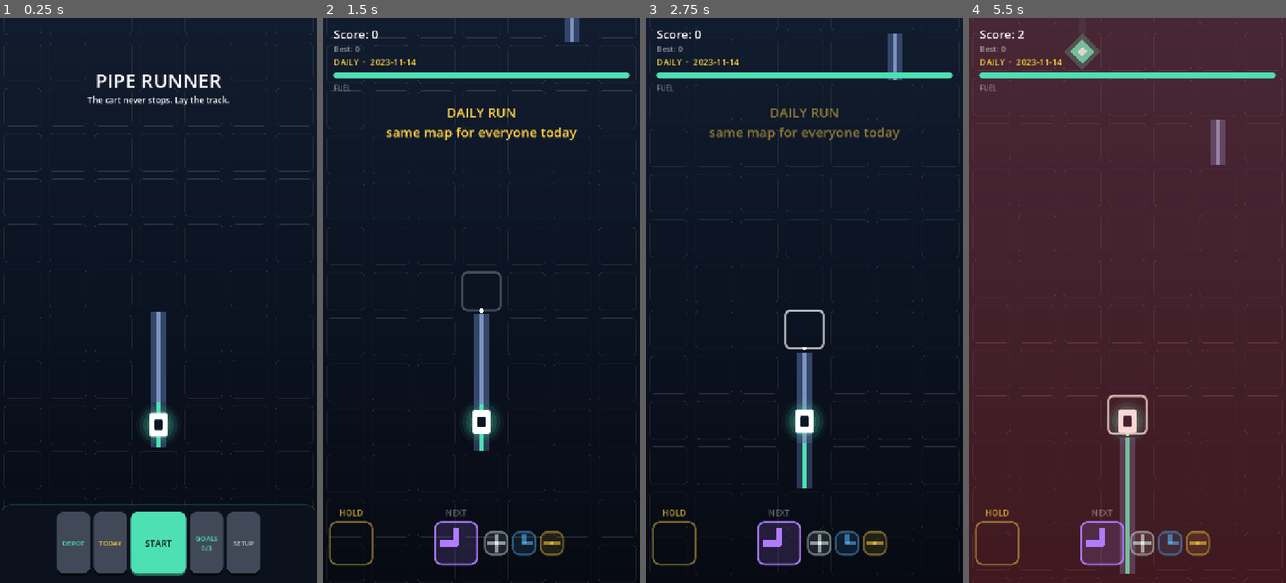
Above: before the commit, frames 1-4 (left to right).
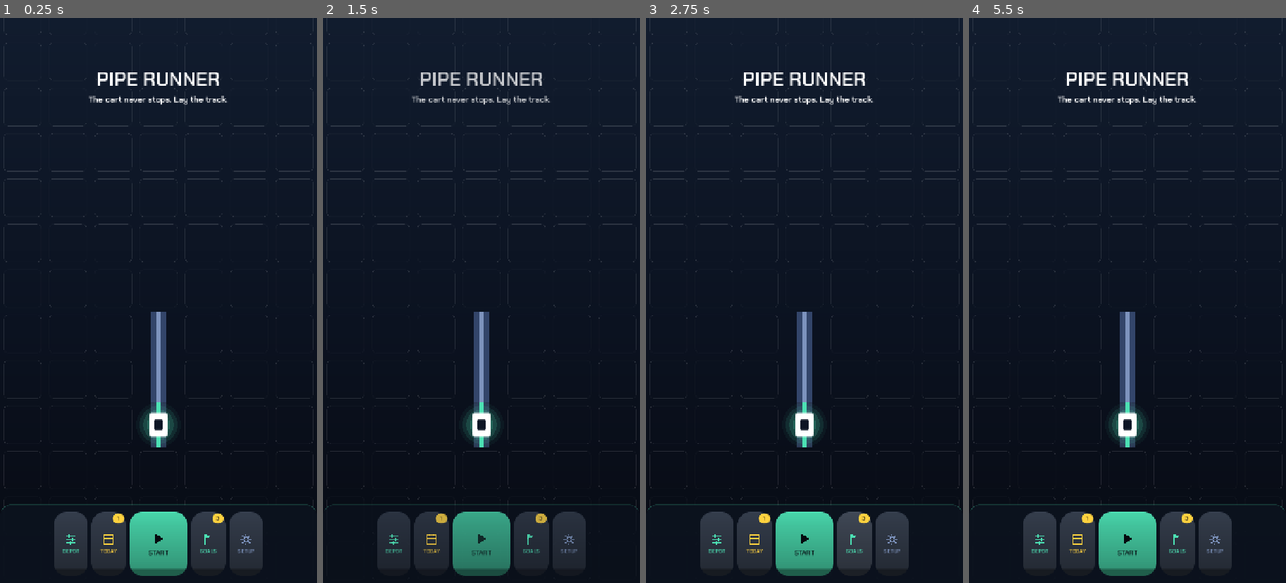
Above: after the commit, the same moments.

Repository: aznoran/piperunner
Game: Godot game, scene res://scenes/Main.tscn
Same seed, same stepped clock (60 frames per second), same inputs: the game is played once before the commit and once after it.
Inputs (mouse positions are in pixels of both pictures, inside the frame that each line leads up to):
- Up to frame 1 (0.25 s): no input
- Up to frame 2 (1.5 s): click "TODAY" (after the commit: "1") at 0.5 s; click (579, 34) at 1.25 s, where only the run after the commit has a clickable "‹"
- Up to frame 3 (2.75 s): click (855, 543) at 2 s, where only the run after the commit has a clickable "3"
- Up to frame 4 (5.5 s): click (1127, 543) at 2.77 s; click (1127, 543) at 3.52 s; click (1038, 543) at 4.25 s, where only the run after the commit has a clickable "0"; click (1038, 543) at 5 s, where only the run after the commit has a clickable "0"

The runs differ from the first frame. In frame 1, 5.4% of the frame differs, in the area x 17-83%, y 9-99%; in frame 2, 12%; in frame 3, 13%; in frame 4, 100%, in the area x 0-100%, y 0-100%.

Commit message:
Give the menu a real design, and a way out of a run
The tab bar worked but looked cheap: system font, grey slabs, words where
icons belong. Three things fix that, and none of them are decoration.

Type: Chakra Petch ships with the project as the default theme font, so the
whole UI stops rendering in the engine's fallback.

Depth: the tab face is a baked greyscale gradient with a highlight along the
top and a hard lip along the base, tinted per state through the stylebox
modulate. StyleBoxFlat cannot do a gradient, and flat fills are exactly what
made the bar read as a row of labels. One texture serves every colour in
every location.

Icons: drawn in code (TabIcon) rather than imported, so they scale to any
density and take the skin's colour without a second set of assets. The depot
icon is three tracks with junctions — the game's own subject matter.

Also adds a back button to the HUD. Leaving a run banks it exactly as a crash
would: score, distance, crystals and goal progress all count. Discarding it
would punish curiosity about the menu, and banking cannot be farmed, since
the numbers are the ones actually reached. Backing out before the first pipe
banks nothing, because no run happened.

157 rule checks, up from 150.

Co-Authored-By: Claude Opus 5 (1M context) <noreply@anthropic.com>
Claude-Session: https://claude.ai/code/session_01CFYbRtdtb1UhkaJakFte7B

Diff:
--- a/project.godot
+++ b/project.godot
@@ -24,6 +24,10 @@
 window/stretch/mode="canvas_items"
 window/stretch/aspect="expand"
 
+[gui]
+
+theme/custom="res://resources/UiTheme.tres"
+
 [input_devices]
 
 pointing/emulate_touch_from_mouse=true
--- /dev/null
+++ b/resources/UiTheme.tres
@@ -0,0 +1,10 @@
+[gd_resource type="Theme" load_steps=3 format=3]
+
+[ext_resource type="FontFile" path="res://art/fonts/ChakraPetch-SemiBold.ttf" id="1"]
+[ext_resource type="FontFile" path="res://art/fonts/ChakraPetch-Bold.ttf" id="2"]
+
+[resource]
+default_font = ExtResource("1")
+default_font_size = 18
+Label/fonts/font = ExtResource("1")
+Button/fonts/font = ExtResource("2")
--- a/scenes/HUD.tscn
+++ b/scenes/HUD.tscn
@@ -54,6 +54,14 @@
 theme_override_font_sizes/font_size = 20
 text = "DAILY"
 
+[node name="ExitButton" type="Button" parent="Safe/Rows/TopRow"]
+unique_name_in_owner = true
+custom_minimum_size = Vector2(46, 46)
+layout_mode = 2
+size_flags_vertical = 0
+theme_override_font_sizes/font_size = 20
+text = "‹"
+
 [node name="ComboLabel" type="Label" parent="Safe/Rows/TopRow"]
 unique_name_in_owner = true
 modulate = Color(1, 1, 1, 0)
--- a/scenes/MainMenu.tscn
+++ b/scenes/MainMenu.tscn
@@ -1,6 +1,7 @@
-[gd_scene load_steps=6 format=3]
+[gd_scene load_steps=7 format=3]
 
 [ext_resource type="Script" path="res://scripts/main_menu.gd" id="1_menu"]
+[ext_resource type="Script" path="res://scripts/tab_icon.gd" id="2_icon"]
 
 [sub_resource type="StyleBoxFlat" id="Start_normal"]
 bg_color = Color(0.298039, 0.878431, 0.701961, 1)
@@ -114,38 +115,209 @@
 
 [node name="UpgradesButton" type="Button" parent="Bar/Tabs"]
 unique_name_in_owner = true
-custom_minimum_size = Vector2(76, 76)
-layout_mode = 2
-theme_override_font_sizes/font_size = 15
+custom_minimum_size = Vector2(78, 88)
+layout_mode = 2
+
+[node name="Content" type="VBoxContainer" parent="Bar/Tabs/UpgradesButton"]
+layout_mode = 1
+anchors_preset = 15
+anchor_right = 1.0
+anchor_bottom = 1.0
+offset_top = 12.0
+offset_bottom = -10.0
+grow_horizontal = 2
+grow_vertical = 2
+mouse_filter = 2
+alignment = 1
+theme_override_constants/separation = 5
+
+[node name="Icon" type="Control" parent="Bar/Tabs/UpgradesButton/Content"]
+custom_minimum_size = Vector2(0, 27)
+layout_mode = 2
+mouse_filter = 2
+script = ExtResource("2_icon")
+kind = 0
+
+[node name="Caption" type="Label" parent="Bar/Tabs/UpgradesButton/Content"]
+layout_mode = 2
+theme_override_font_sizes/font_size = 12
 text = "DEPOT"
+horizontal_alignment = 1
+
+[node name="Badge" type="Label" parent="Bar/Tabs/UpgradesButton"]
+visible = false
+layout_mode = 1
+anchors_preset = 1
+anchor_left = 1.0
+anchor_right = 1.0
+offset_left = -30.0
+offset_top = 4.0
+offset_right = -4.0
+offset_bottom = 26.0
+grow_horizontal = 0
+mouse_filter = 2
+theme_override_font_sizes/font_size = 12
+text = "3"
+horizontal_alignment = 1
+vertical_alignment = 1
 
 [node name="DailyButton" type="Button" parent="Bar/Tabs"]
 unique_name_in_owner = true
-custom_minimum_size = Vector2(76, 76)
-layout_mode = 2
-theme_override_font_sizes/font_size = 15
+custom_minimum_size = Vector2(78, 88)
+layout_mode = 2
+
+[node name="Content" type="VBoxContainer" parent="Bar/Tabs/DailyButton"]
+layout_mode = 1
+anchors_preset = 15
+anchor_right = 1.0
+anchor_bottom = 1.0
+offset_top = 12.0
+offset_bottom = -10.0
+grow_horizontal = 2
+grow_vertical = 2
+mouse_filter = 2
+alignment = 1
+theme_override_constants/separation = 5
+
+[node name="Icon" type="Control" parent="Bar/Tabs/DailyButton/Content"]
+custom_minimum_size = Vector2(0, 27)
+layout_mode = 2
+mouse_filter = 2
+script = ExtResource("2_icon")
+kind = 1
+
+[node name="Caption" type="Label" parent="Bar/Tabs/DailyButton/Content"]
+layout_mode = 2
+theme_override_font_sizes/font_size = 12
 text = "TODAY"
+horizontal_alignment = 1
+
+[node name="Badge" type="Label" parent="Bar/Tabs/DailyButton"]
+visible = false
+layout_mode = 1
+anchors_preset = 1
+anchor_left = 1.0
+anchor_right = 1.0
+offset_left = -30.0
+offset_top = 4.0
+offset_right = -4.0
+offset_bottom = 26.0
+grow_horizontal = 0
+mouse_filter = 2
+theme_override_font_sizes/font_size = 12
+text = "3"
+horizontal_alignment = 1
+vertical_alignment = 1
 
 [node name="StartButton" type="Button" parent="Bar/Tabs"]
 unique_name_in_owner = true
-custom_minimum_size = Vector2(126, 76)
+custom_minimum_size = Vector2(132, 88)
+layout_mode = 2
+
+[node name="Content" type="VBoxContainer" parent="Bar/Tabs/StartButton"]
+layout_mode = 1
+anchors_preset = 15
+anchor_right = 1.0
+anchor_bottom = 1.0
+offset_top = 12.0
+offset_bottom = -10.0
+grow_horizontal = 2
+grow_vertical = 2
+mouse_filter = 2
+alignment = 1
+theme_override_constants/separation = 5
+
+[node name="Icon" type="Control" parent="Bar/Tabs/StartButton/Content"]
+custom_minimum_size = Vector2(0, 34)
+layout_mode = 2
+mouse_filter = 2
+script = ExtResource("2_icon")
+kind = 2
+
+[node name="Caption" type="Label" parent="Bar/Tabs/StartButton/Content"]
 layout_mode = 2
 theme_override_font_sizes/font_size = 15
 text = "START"
+horizontal_alignment = 1
 
 [node name="QuestsButton" type="Button" parent="Bar/Tabs"]
 unique_name_in_owner = true
-custom_minimum_size = Vector2(76, 76)
-layout_mode = 2
-theme_override_font_sizes/font_size = 15
+custom_minimum_size = Vector2(78, 88)
+layout_mode = 2
+
+[node name="Content" type="VBoxContainer" parent="Bar/Tabs/QuestsButton"]
+layout_mode = 1
+anchors_preset = 15
+anchor_right = 1.0
+anchor_bottom = 1.0
+offset_top = 12.0
+offset_bottom = -10.0
+grow_horizontal = 2
+grow_vertical = 2
+mouse_filter = 2
+alignment = 1
+theme_override_constants/separation = 5
+
+[node name="Icon" type="Control" parent="Bar/Tabs/QuestsButton/Content"]
+custom_minimum_size = Vector2(0, 27)
+layout_mode = 2
+mouse_filter = 2
+script = ExtResource("2_icon")
+kind = 3
+
+[node name="Caption" type="Label" parent="Bar/Tabs/QuestsButton/Content"]
+layout_mode = 2
+theme_override_font_sizes/font_size = 12
 text = "GOALS"
+horizontal_alignment = 1
+
+[node name="Badge" type="Label" parent="Bar/Tabs/QuestsButton"]
+visible = false
+layout_mode = 1
+anchors_preset = 1
+anchor_left = 1.0
+anchor_right = 1.0
+offset_left = -30.0
+offset_top = 4.0
+offset_right = -4.0
+offset_bottom = 26.0
+grow_horizontal = 0
+mouse_filter = 2
+theme_override_font_sizes/font_size = 12
+text = "3"
+horizontal_alignment = 1
+vertical_alignment = 1
 
 [node name="SettingsButton" type="Button" parent="Bar/Tabs"]
 unique_name_in_owner = true
-custom_minimum_size = Vector2(76, 76)
-layout_mode = 2
-theme_override_font_sizes/font_size = 15
+custom_minimum_size = Vector2(78, 88)
+layout_mode = 2
+
+[node name="Content" type="VBoxContainer" parent="Bar/Tabs/SettingsButton"]
+layout_mode = 1
+anchors_preset = 15
+anchor_right = 1.0
+anchor_bottom = 1.0
+offset_top = 12.0
+offset_bottom = -10.0
+grow_horizontal = 2
+grow_vertical = 2
+mouse_filter = 2
+alignment = 1
+theme_override_constants/separation = 5
+
+[node name="Icon" type="Control" parent="Bar/Tabs/SettingsButton/Content"]
+custom_minimum_size = Vector2(0, 27)
+layout_mode = 2
+mouse_filter = 2
+script = ExtResource("2_icon")
+kind = 4
+
+[node name="Caption" type="Label" parent="Bar/Tabs/SettingsButton/Content"]
+layout_mode = 2
+theme_override_font_sizes/font_size = 12
 text = "SETUP"
+horizontal_alignment = 1
 
 [node name="HowPanel" type="CenterContainer" parent="."]
 unique_name_in_owner = true
--- a/scripts/hud.gd
+++ b/scripts/hud.gd
@@ -2,6 +2,9 @@
 ## and Dynamic Island never clip it (spec sections 12 and 13).
 class_name Hud
 extends CanvasLayer
+
+## Emitted by the back button: leave the run and return to the menu.
+signal exit_pressed
 
 const BAR_RADIUS := 7
 
@@ -31,14 +34,9 @@
 	_fuel_bar.add_theme_stylebox_override("panel", _bar_box)
 
 	_combo_label.modulate.a = 0.0
+	%ExitButton.pressed.connect(func() -> void: exit_pressed.emit())
 	get_viewport().size_changed.connect(_apply_safe_area)
 	_apply_safe_area()
-
-
-## Repaints with a new location skin.
-func set_skin(skin: LocationSkin) -> void:
-	_skin = skin
-	set_fuel(_fuel_ratio)
 
 
 func _process(delta: float) -> void:
@@ -58,6 +56,20 @@
 
 ## Marks the run as today's fixed-seed challenge, which otherwise looks
 ## exactly like an ordinary one.
+## Restyles the back button for the location.
+func set_skin(skin: LocationSkin) -> void:
+	_skin = skin
+	var box := StyleBoxFlat.new()
+	box.bg_color = Color(skin.bg_top, 0.7)
+	box.border_color = Color(skin.accent, 0.3)
+	box.set_border_width_all(1)
+	box.set_corner_radius_all(23)
+	for state in ["normal", "hover", "pressed"]:
+		%ExitButton.add_theme_stylebox_override(state, box)
+	%ExitButton.add_theme_color_override("font_color", Color(skin.accent, 0.85))
+	set_fuel(_fuel_ratio)
+
+
 func set_daily(is_daily: bool, date: String = "") -> void:
 	_daily_label.visible = is_daily
 	_daily_label.text = "DAILY  ·  %s" % date if not date.is_empty() else "DAILY"
--- a/scripts/main.gd
+++ b/scripts/main.gd
@@ -91,6 +91,7 @@
 	_input.aim_released.connect(_on_aim_released)
 	_input.aim_cancelled.connect(_on_aim_cancelled)
 
+	_hud.exit_pressed.connect(abandon_run)
 	_menu.location_chosen.connect(apply_skin)
 	_menu.cart_chosen.connect(func(variant: int) -> void:
 		_cart.variant = variant
@@ -153,6 +154,16 @@
 	_input.hold_rect = _queue_bar.hold_rect
 	_input.queue_strip_top = _queue_bar.strip_top
 	_camera.position.x = viewport.x * 0.5
+
+
+## Leaves a run for the menu. The run is banked exactly as if the cart had
+## derailed — score, distance, crystals and goal progress all count. Throwing
+## the run away instead would punish curiosity about the menu, and banking it
+## cannot be farmed: the numbers are the ones actually reached.
+func abandon_run() -> void:
+	if state == State.PLAYING and started:
+		_bank_run()
+	_show_menu()
 
 
 ## The HUD lives on a CanvasLayer, which has no modulate of its own.
@@ -521,6 +532,14 @@
 	_shake = 16.0 * (_cell_size / SHAKE_REFERENCE_CELL)
 	_fx.burst(_cart.position, Skins.current().danger, 28, _cell_size * 8.0)
 	GameState.vibrate(balance.haptics_death_ms)
+	_bank_run()
+
+	_death_reason = ("%s  ·  daily" % reason) if daily_mode else reason
+	_death_pause = DEATH_PAUSE
+
+
+## Files the finished run: currency, goal progress and both records.
+func _bank_run() -> void:
 	GameState.bank_crystals(crystals_collected)
 	Quests.report(GameState, {
 		"crystals": crystals_collected,
@@ -529,14 +548,11 @@
 		"score": score,
 		"combo": best_combo,
 	})
-
-	_death_reason = ("%s  ·  daily" % reason) if daily_mode else reason
 	_death_was_record = GameState.submit_score(score)
 	_death_went_further = GameState.submit_distance(distance)
 	if daily_mode:
 		GameState.submit_daily(score)
 	_hud.set_best(GameState.best)
-	_death_pause = DEATH_PAUSE
 
 
 func _screen_to_world(screen_position: Vector2) -> Vector2:
--- a/scripts/main_menu.gd
+++ b/scripts/main_menu.gd
@@ -17,6 +17,9 @@
 ## Bar tabs: corner radius and the depth of the bottom lip that gives them
 ## their pressable look.
 const TAB_RADIUS := 16
+## The baked button face and the 9-patch inset that keeps its corners crisp.
+const TAB_FACE := "res://art/ui/tab_face.png"
+const TAB_MARGIN := 30
 const TAB_LIP := 6
 ## Seconds the whole menu takes to fade in or out.
 const FADE_TIME := 0.24
@@ -34,6 +37,7 @@
 
 ## Buy button per upgrade id, so a purchase refreshes without rebuilding rows.
 var _rows: Dictionary = {}
+var _face: Texture2D
 
 
 func _ready() -> void:
@@ -105,6 +109,8 @@
 ## carry one palette, so the whole bar is styled from the skin at runtime —
 ## that is what lets a location change the look of the menu, not just the board.
 func paint(skin: LocationSkin) -> void:
+	_face = load(TAB_FACE)
+
 	var bar := StyleBoxFlat.new()
 	bar.bg_color = Color(skin.bg_top.darkened(0.35), 0.92)
 	bar.corner_radius_top_left = 26
@@ -117,7 +123,7 @@
 	_paint_tab(%DailyButton, skin, skin.warn, false)
 	_paint_tab(%StartButton, skin, skin.accent, true)
 	_paint_tab(%QuestsButton, skin, skin.accent, false)
-	_paint_tab(%SettingsButton, skin, Color(1, 1, 1, 0.7), false)
+	_paint_tab(%SettingsButton, skin, skin.pipe_core, false)
 
 	for path in ["%CloseHow", "%CloseSettings", "%CloseUpgrades", "%CloseQuests",
 			"%HowToButton", "%LocationButton", "%CartButton", "%DebugUnlockButton"]:
@@ -149,28 +155,45 @@
 	%Wallet.add_theme_color_override("font_color", skin.accent)
 
 
-## One bar tab. `primary` is the run button: filled with the accent instead of
-## outlined, and wider — it stands out by weight, not by sitting higher.
+## One bar tab. `primary` is the run button: filled with the accent rather than
+## sunk into the panel, and wider — it stands out by weight, not by height.
+##
+## The face is a baked greyscale gradient tinted per state. A StyleBoxFlat
+## cannot do that, and flat fills are what made the first version of this bar
+## look like a row of labels.
 func _paint_tab(button: Button, skin: LocationSkin, tint: Color, primary: bool) -> void:
 	for state in ["normal", "hover", "pressed", "disabled"]:
-		var box := StyleBoxFlat.new()
-		box.set_corner_radius_all(TAB_RADIUS)
-		if primary:
-			box.bg_color = tint.darkened(0.14) if state == "pressed" else tint
-			box.border_color = tint.darkened(0.52)
-		else:
-			box.bg_color = skin.bg_top.lightened(0.10 if state == "pressed" else 0.20)
-			box.border_color = Color(0.0, 0.0, 0.0, 0.6)
-		# The lip along the bottom is the whole trick: a flat rectangle reads as
-		# a label, the same rectangle with a dark edge reads as a key.
-		box.border_width_bottom = 2 if state == "pressed" else TAB_LIP
-		box.content_margin_top = float(TAB_LIP if state == "pressed" else 2)
+		var box := StyleBoxTexture.new()
+		box.texture = _face
+		box.set_texture_margin_all(TAB_MARGIN)
+		box.modulate_color = _tab_tint(skin, tint, primary, state)
+		box.content_margin_top = float(TAB_LIP if state == "pressed" else 0)
 		button.add_theme_stylebox_override(state, box)
 
-	var ink: Color = skin.bg_bottom if primary else tint
-	for key in ["font_color", "font_hover_color", "font_pressed_color"]:
-		button.add_theme_color_override(key, ink)
-	button.add_theme_font_size_override("font_size", 20 if primary else 15)
+	var ink: Color = skin.bg_bottom.darkened(0.2) if primary else tint
+	var caption: Label = button.get_node("Content/Caption")
+	caption.add_theme_color_override("font_color", ink)
+	var icon: TabIcon = button.get_node("Content/Icon")
+	icon.color = ink
+
+	var badge: Label = button.get_node_or_null("Badge")
+	if badge != null:
+		var pill := StyleBoxFlat.new()
+		pill.bg_color = skin.warn
+		pill.set_corner_radius_all(11)
+		badge.add_theme_stylebox_override("normal", pill)
+		badge.add_theme_color_override("font_color", skin.bg_bottom)
+
+
+func _tab_tint(skin: LocationSkin, tint: Color, primary: bool, state: String) -> Color:
+	if primary:
+		return tint.darkened(0.16) if state == "pressed" else tint
+	var base := skin.bg_top.lightened(0.16)
+	if state == "pressed":
+		return base.darkened(0.12)
+	if state == "hover":
+		return base.lightened(0.06)
+	return base
 
 
 ## Outlined button, used inside the panels where a filled key would shout.
@@ -209,9 +232,7 @@
 
 
 func _refresh() -> void:
-	var today: int = GameState.daily_result()
-	%DailyButton.text = "DAILY  ·  BEST %d" % today if today > 0 else "DAILY RUN"
-	%DailyButton.text = "TODAY" if GameState.daily_result() <= 0 else "TODAY\n%d" % GameState.daily_result()
+	_set_badge(%DailyButton, 1 if GameState.daily_result() <= 0 else 0)
 	%LocationButton.text = "Location: %s" % Skins.current().display_name
 	var carts := Skins.current().cart_variant_count()
 	%CartButton.text = ("Cart: %d of %d" % [GameState.cart_variant % carts + 1, carts]
@@ -326,10 +347,8 @@
 	Quests.ensure_today(GameState)
 
 	var tally := Quests.tally(GameState)
-	%QuestsButton.text = "GOALS\n%d/%d" % [tally.x, tally.y]
-	# Nudge the player when something is sitting there unclaimed.
-	%QuestsButton.modulate = (Color(1.0, 0.92, 0.55)
-		if Quests.has_claimable(GameState) else Color.WHITE)
+	_set_badge(%QuestsButton, tally.y - tally.x if tally.y > tally.x else 0)
+	_set_badge(%UpgradesButton, 1 if Quests.has_claimable(GameState) else 0)
 
 	for child in _quest_rows.get_children():
 		child.queue_free()
@@ -427,6 +446,16 @@
 	_refresh()
 
 
+## Small count in the corner of a tab. Zero hides it — a badge that is always
+## there stops being noticed.
+func _set_badge(button: Button, count: int) -> void:
+	var badge: Label = button.get_node_or_null("Badge")
+	if badge == null:
+		return
+	badge.visible = count > 0
+	badge.text = str(count)
+
+
 func _cycle_cart() -> void:
 	var carts := Skins.current().cart_variant_count()
 	GameState.cart_variant = (GameState.cart_variant + 1) % carts
--- /dev/null
+++ b/scripts/tab_icon.gd
@@ -0,0 +1,87 @@
+## A bar-tab icon, drawn rather than imported: it scales to any density and
+## takes the location skin's colour without a second asset.
+class_name TabIcon
+extends Control
+
+enum Kind { DEPOT, TODAY, PLAY, GOALS, SETUP }
+
+@export var kind: Kind = Kind.PLAY
+
+var color: Color = Color.WHITE:
+	set(value):
+		color = value
+		queue_redraw()
+
+
+func _draw() -> void:
+	var unit: float = minf(size.x, size.y)
+	var stroke: float = maxf(1.5, unit * 0.09)
+	var centre := size * 0.5
+
+	match kind:
+		Kind.DEPOT:
+			_draw_depot(unit, stroke, centre)
+		Kind.TODAY:
+			_draw_today(unit, stroke, centre)
+		Kind.PLAY:
+			_draw_play(unit, centre)
+		Kind.GOALS:
+			_draw_goals(unit, stroke, centre)
+		Kind.SETUP:
+			_draw_setup(unit, stroke, centre)
+
+
+## Three tracks with a junction on each — the game's own subject matter.
+func _draw_depot(unit: float, stroke: float, centre: Vector2) -> void:
+	var half := unit * 0.42
+	var gap := unit * 0.28
+	for i in 3:
+		var y: float = centre.y + (i - 1) * gap
+		draw_line(Vector2(centre.x - half, y), Vector2(centre.x + half, y), color, stroke)
+	var knots := [Vector2(centre.x - half * 0.35, centre.y - gap),
+		Vector2(centre.x + half * 0.4, centre.y),
+		Vector2(centre.x - half * 0.15, centre.y + gap)]
+	for knot: Vector2 in knots:
+		draw_circle(knot, unit * 0.11, color)
+
+
+func _draw_today(unit: float, stroke: float, centre: Vector2) -> void:
+	var half := unit * 0.38
+	var box := Rect2(centre - Vector2(half, half * 0.92), Vector2(half * 2.0, half * 1.84))
+	draw_rect(box, color, false, stroke)
+	draw_line(Vector2(box.position.x, box.position.y + half * 0.62),
+		Vector2(box.end.x, box.position.y + half * 0.62), color, stroke)
+	for dx in [-0.45, 0.45]:
+		var x: float = centre.x + half * dx
+		draw_line(Vector2(x, box.position.y - unit * 0.12),
+			Vector2(x, box.position.y + unit * 0.06), color, stroke)
+
+
+func _draw_play(unit: float, centre: Vector2) -> void:
+	var reach := unit * 0.36
+	draw_colored_polygon([
+		centre + Vector2(-reach * 0.72, -reach),
+		centre + Vector2(reach, 0.0),
+		centre + Vector2(-reach * 0.72, reach),
+	], color)
+
+
+func _draw_goals(unit: float, stroke: float, centre: Vector2) -> void:
+	var top := centre.y - unit * 0.42
+	var bottom := centre.y + unit * 0.42
+	var pole := centre.x - unit * 0.3
+	draw_line(Vector2(pole, top), Vector2(pole, bottom), color, stroke)
+	draw_colored_polygon([
+		Vector2(pole, top),
+		Vector2(pole + unit * 0.58, top + unit * 0.16),
+		Vector2(pole, top + unit * 0.34),
+	], color)
+
+
+func _draw_setup(unit: float, stroke: float, centre: Vector2) -> void:
+	draw_arc(centre, unit * 0.2, 0.0, TAU, 24, color, stroke)
+	for i in 8:
+		var angle: float = TAU * i / 8.0
+		var direction := Vector2(cos(angle), sin(angle))
+		draw_line(centre + direction * unit * 0.3, centre + direction * unit * 0.44,
+			color, stroke)
--- a/tests/rules_check.gd
+++ b/tests/rules_check.gd
@@ -48,6 +48,7 @@
 	_check_skin_swap()
 	_check_quests()
 	_check_locations()
+	_check_abandon_run()
 
 	print("--- %d checks, %d failed ---" % [checks, failures])
 	quit(1 if failures > 0 else 0)
@@ -576,6 +577,47 @@
 	Skins.set_current(original)
 
 
+## Leaving a run through the back button banks it exactly as a crash would.
+func _check_abandon_run() -> void:
+	var state: Node = root.get_node("GameState")
+	var saved_best: int = state.best
+	var saved_distance: int = state.best_distance
+	var saved_crystals: int = state.crystals
+	state.best = 0
+	state.best_distance = 0
+	state.crystals = 0
+
+	main.start_run()
+	main.started = true
+	main.score = 88
+	main.distance = 26
+	main.crystals_collected = 5
+
+	main.abandon_run()
+	_eq(main.state, 0, "leaving a run returns to the menu")
+	_eq(state.best, 88, "the score still counts")
+	_eq(state.best_distance, 26, "so does the distance")
+	_eq(state.crystals, 5, "and the crystals are banked")
+
+	# Backing out before the first pipe banks nothing — there was no run.
+	state.best = 0
+	state.best_distance = 0
+	state.crystals = 0
+	main.start_run()
+	main.score = 40
+	main.distance = 12
+	main.crystals_collected = 3
+	main.abandon_run()
+	_eq(main.state, 0, "backing out early also returns to the menu")
+	_eq(state.best, 0, "an untouched run banks no score")
+	_eq(state.crystals, 0, "and no crystals")
+
+	state.best = saved_best
+	state.best_distance = saved_distance
+	state.crystals = saved_crystals
+	state.save_game()
+
+
 ## --script skips project autoloads, so stand them up by hand.
 func _stand_up_autoloads() -> void:
 	for entry in [["GameState", "res://scripts/game_state.gd"]]:
--- /dev/null
+++ b/tools/make_ui_textures.gd
@@ -0,0 +1,58 @@
+## Bakes the button faces. StyleBoxFlat cannot do a gradient, and a flat
+## rectangle is exactly what made the first bar look cheap — so the fill is a
+## texture: light at the top, darker at the bottom, with a hard lip along the
+## base and a highlight along the top edge.
+##
+## The texture is greyscale; each button tints it through the stylebox's
+## modulate, so one file serves every colour in every location skin.
+##
+##   godot --headless --path . --script res://tools/make_ui_textures.gd
+extends SceneTree
+
+const SIZE := 128
+const RADIUS := 30
+const LIP := 16
+const OUT := "res://art/ui/tab_face.png"
+
+
+func _initialize() -> void:
+	var image := Image.create(SIZE, SIZE, false, Image.FORMAT_RGBA8)
+	image.fill(Color(0, 0, 0, 0))
+
+	for y in SIZE:
+		var shade := _shade(y)
+		for x in SIZE:
+			var coverage := _coverage(x, y)
+			if coverage <= 0.0:
+				continue
+			image.set_pixel(x, y, Color(shade, shade, shade, coverage))
+
+	DirAccess.make_dir_recursive_absolute(ProjectSettings.globalize_path("res://art/ui"))
+	var error := image.save_png(OUT)
+	print("tab face: %s" % ("ok" if error == OK else str(error)))
+	quit()
+
+
+## Vertical shading: a bright top edge, a gentle falloff through the body, then
+## the lip — the part that reads as depth.
+func _shade(y: int) -> float:
+	if y >= SIZE - LIP:
+		return 0.42
+	if y <= 2:
+		return 1.0
+	var t := float(y) / float(SIZE - LIP)
+	return lerpf(0.95, 0.66, t)
+
+
+## Rounded-rect coverage with a soft edge, so the corners are not stair-stepped
+## once the texture is stretched across a button.
+func _coverage(x: int, y: int) -> float:
+	var half := SIZE * 0.5
+	var dx: float = absf(x + 0.5 - half) - (half - RADIUS)
+	var dy: float = absf(y + 0.5 - half) - (half - RADIUS)
+	var distance: float = 0.0
+	if dx > 0.0 and dy > 0.0:
+		distance = sqrt(dx * dx + dy * dy)
+	else:
+		distance = maxf(dx, dy)
+	return clampf(RADIUS - distance + 0.5, 0.0, 1.0)
Binary file added: art/fonts/ChakraPetch-Bold.ttf
Not shown, added: art/fonts/ChakraPetch-Bold.ttf.import
Binary file added: art/fonts/ChakraPetch-Medium.ttf
Not shown, added: art/fonts/ChakraPetch-Medium.ttf.import
Binary file added: art/fonts/ChakraPetch-SemiBold.ttf
Not shown, added: art/fonts/ChakraPetch-SemiBold.ttf.import
Binary file added: art/ui/tab_face.png
Not shown, added: art/ui/tab_face.png.import
Not shown, added: scripts/tab_icon.gd.uid
Not shown, added: tools/make_ui_textures.gd.uid
